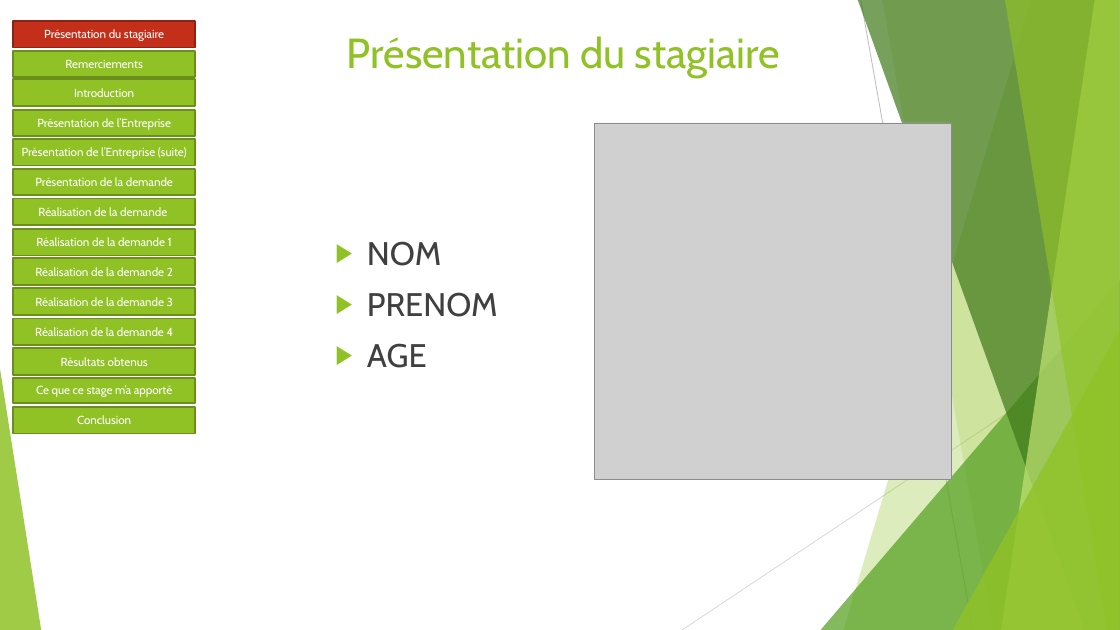
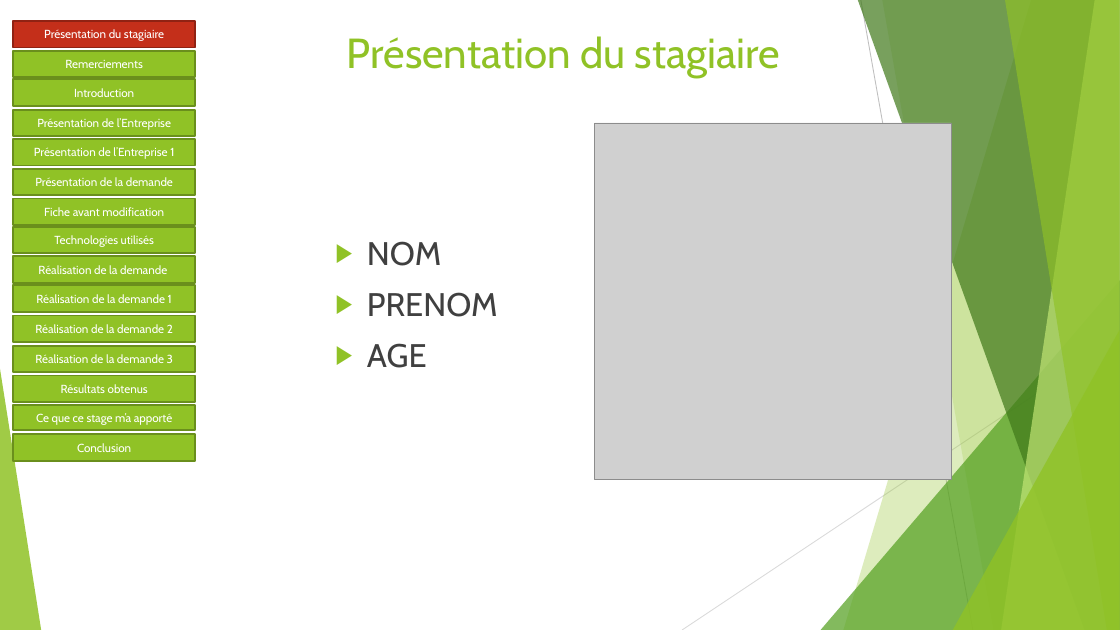
Before and after one commit to Sophie36/LASERSTORE, a slide deck: slide 3 of SOUTENANCE/Soutenance de stage.pptx. Drawn at 1120x630 pixels with LibreOffice and Linux fonts; fonts in the diff are those of the drawing; grey boxes stand for pictures. Boxes give left, top, right and bottom in pixels: in the first picture for what was removed or moved away, otherwise in the second. Text is boxed around its words. In the diff, an @@ line names an element or a change of style, - is before the commit and + after.

Commit message:
modification de la soutenance

```diff
--- a/SOUTENANCE/Soutenance de stage.pptx
+++ b/SOUTENANCE/Soutenance de stage.pptx
@@ text in rectangle at <box>34,147,174,159</box>: text changed @@
-Présentation de l’Entreprise (suite)
+Présentation de l’Entreprise 1
@@ text in rectangle at <box>44,207,164,216</box>: text changed @@
-Réalisation de la demande
+Fiche avant modification
@@ rectangle added at <box>13,227,195,254</box>, fill #90C226, outline #6B901C 1.5 pt, 10 pt, text #FFFFFF @@
+Technologies utilisés
@@ 4 rectangles: place and size @@
-4 rectangles at <box>13,229,195,434</box>
+4 rectangles at <box>13,256,195,461</box>
@@ text in rectangle at <box>38,265,167,274</box>: text changed @@
-Réalisation de la demande 1
+Réalisation de la demande
@@ text in rectangle at <box>36,294,172,303</box>: text changed @@
-Réalisation de la demande 2
+Réalisation de la demande 1
@@ text in rectangle at <box>35,324,173,333</box>: text changed @@
-Réalisation de la demande 3
+Réalisation de la demande 2
@@ 3 rectangles: place and size @@
-3 rectangles at <box>13,258,195,345</box>
+3 rectangles at <box>13,286,195,373</box>
@@ text in rectangle at <box>35,354,173,363</box>: text changed @@
-Réalisation de la demande 4
+Réalisation de la demande 3
```
Also in this commit, not shown: 14 other slides changed, 1 slide added.
